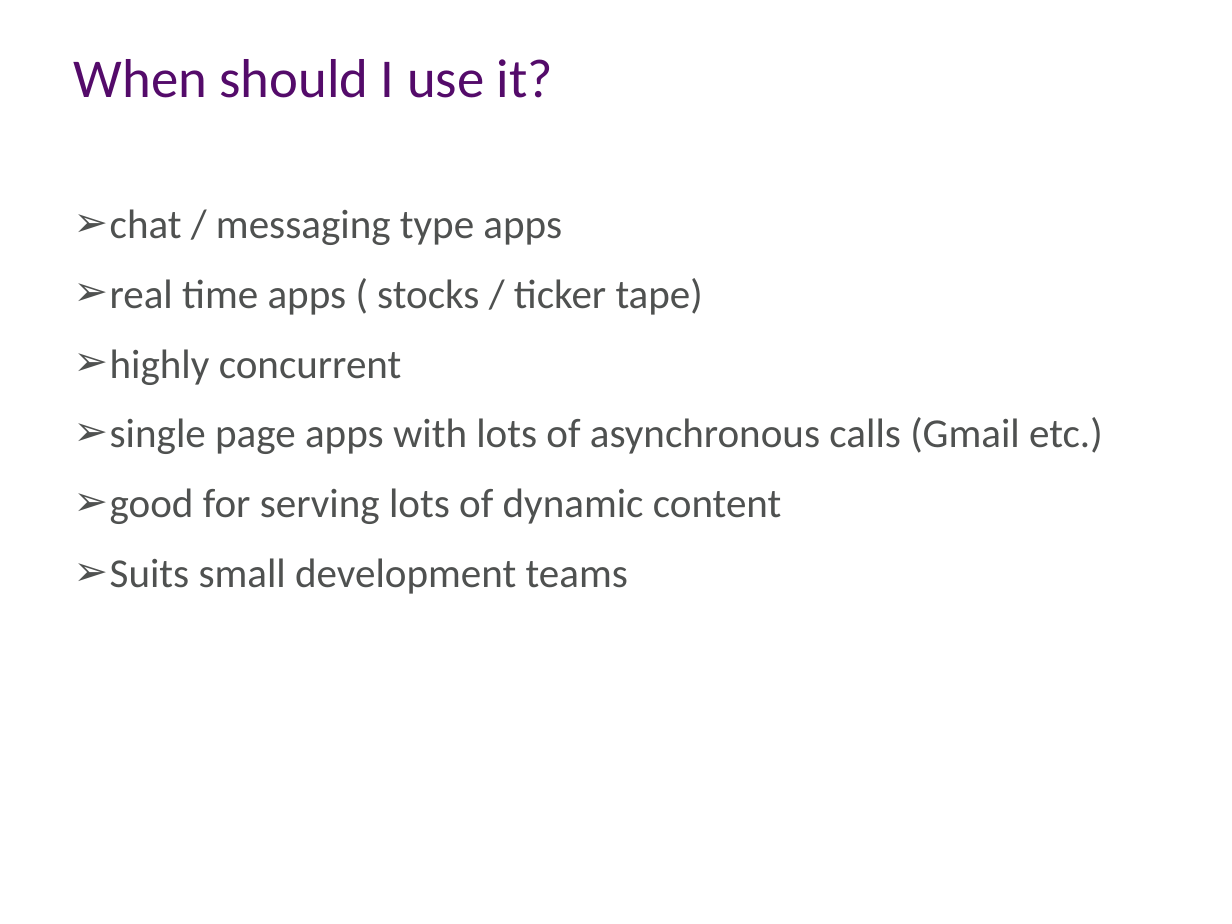
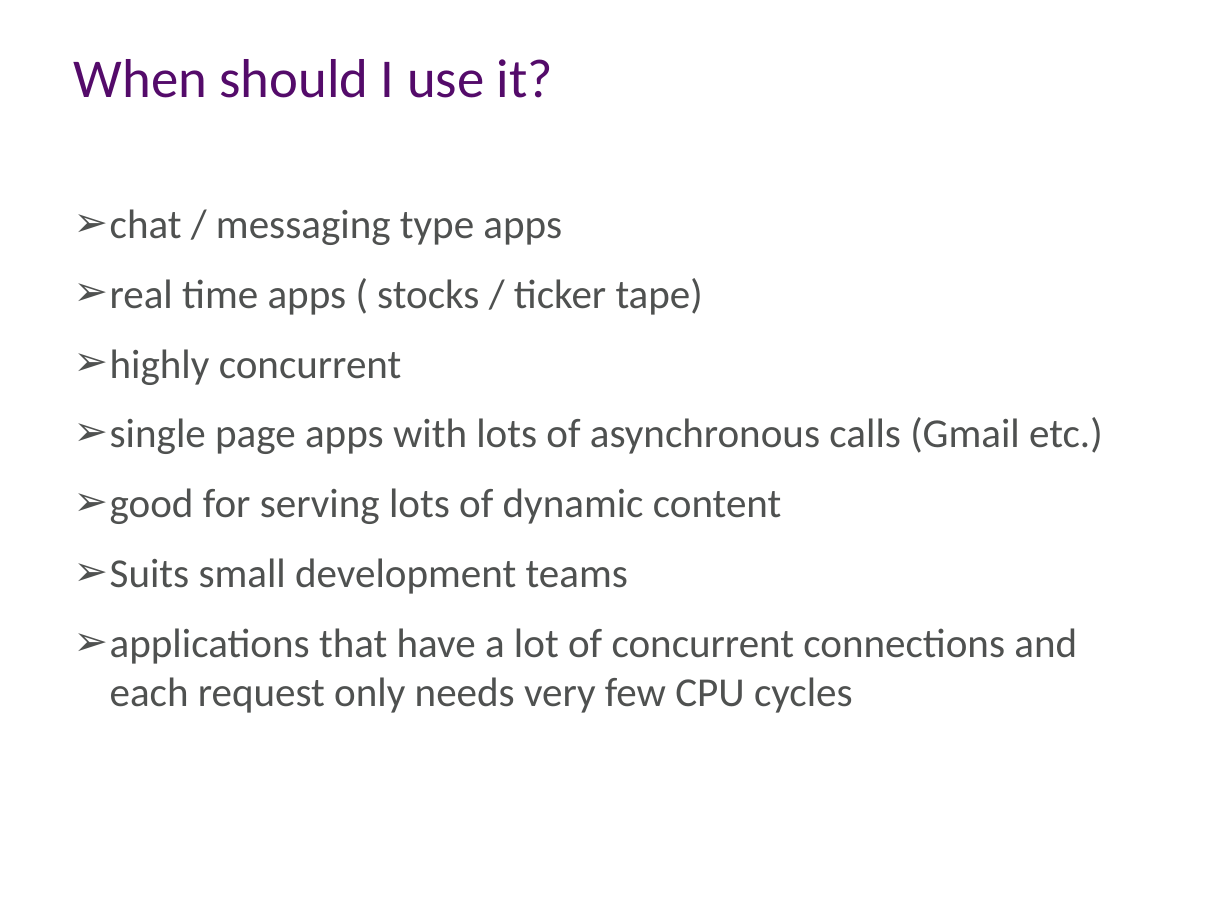
Before and after one commit to aidancasey/AzureNodeChatClient, a slide deck: slide 17 of presentation/Building Node.js Applications on Windows Azure.pptx. Drawn at 1232x924 pixels with LibreOffice and Linux fonts; fonts in the diff are those of the drawing; background and template pictures are left out. Boxes give left, top, right and bottom in pixels: in the first picture for what was removed or moved away, otherwise in the second. Text is boxed around its words. In the diff, an @@ line names an element or a change of style, - is before the commit and + after.

```diff
--- a/presentation/Building Node.js Applications on Windows Azure.pptx
+++ b/presentation/Building Node.js Applications on Windows Azure.pptx
@@ text at (110,628,1077,713): paragraph added @@
+➢ applications that have a lot of concurrent connections and each request only needs very few CPU cycles
```
Also in this commit, not shown: 6 other slides changed, 1 other file.
